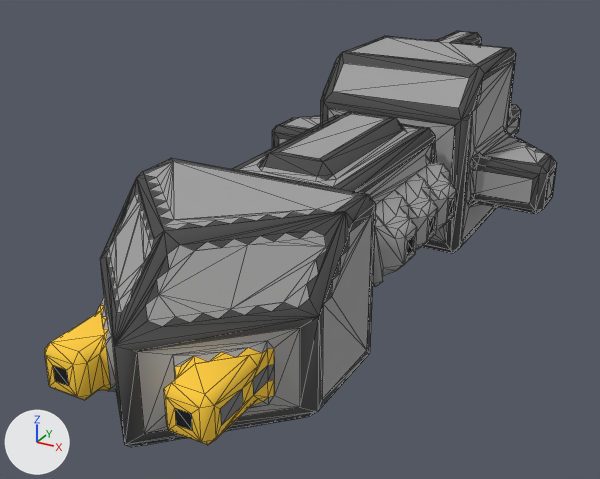
Renders of the OBJ model src/jsMain/resources/meshes/mechyrdia-1-micro-class.obj from each side of a commit.
Camera for both pictures: a 50 mm camera at (25.3, -53.4, -22.9) aimed at (-2.4, -3.1, -48.0). Lighting does not change. The marker at lower left points along +X, +Y and +Z. Mesh edges are drawn as thin lines. Where no turn or scale is listed for an object, it has been applied to the vertices.

Script lines for the objects in view, before the commit:
```python
me_mechyrdia_1_micro_class = bpy.data.meshes.new('mechyrdia-1-micro-class')
me_mechyrdia_1_micro_class.from_pydata(...)  # 1281 vertices, 2390 faces; spans x -12.5..12.5, y -26.5..26.5, z -51.8..-36.8
me_mechyrdia_1_micro_class.materials.append(mat_mechyrdia_1_micro_class)
ob_mechyrdia_1_micro_class = bpy.data.objects.new('mechyrdia-1-micro-class', me_mechyrdia_1_micro_class)
ob_mechyrdia_1_micro_class.location = (0.0, 0.0, 0.0)
```
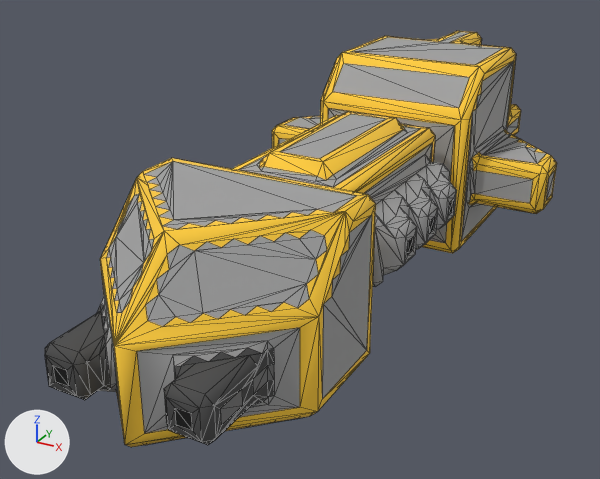
The newer file is also turned or shifted as a whole; pictures and numbers use the older file's frame.

Changed parts and their boxes [x1, y1, x2, y2] in the pictures (600 x 479 px; the box of a moved part takes in the faces that stretch with it):
part 1 of me_mechyrdia_1_micro_class, moved or reshaped
    both: [51, 37, 554, 447]
part 2 of me_mechyrdia_1_micro_class, surface changed (grey to yellow)
    both: [45, 31, 557, 445]

Patch to the scene script:
```diff
--- a/src/jsMain/resources/meshes/mechyrdia-1-micro-class.obj.py
+++ b/src/jsMain/resources/meshes/mechyrdia-1-micro-class.obj.py
@@ me_mechyrdia_1_micro_class @@
 # used by ob_mechyrdia_1_micro_class; location = (0.0, 0.0, 0.0)
-me_mechyrdia_1_micro_class.from_pydata(...)  # 1281 vertices, 2390 faces; spans x -12.5..12.5, y -26.5..26.5, z -51.8..-36.8
+me_mechyrdia_1_micro_class.from_pydata(...)  # 1286 vertices, 2395 faces; spans x -12.5..12.5, y -26.5..26.5, z -51.8..-36.8
+# me_mechyrdia_1_micro_class part 1
+# 4 vertices are removed from x -11.0..11.0, y -16.7..14.0, z -47.7..-39.8
+# 269 faces are deleted
+# 1 vertex moves from x -3.7, y -23.0, z -45.5 to x -4.0, y -22.7, z -45.5
+# 9 vertices are added at x -8.0..4.0, y -23.8..23.0, z -50.3..-39.7
+# 274 new faces join them
+# me_mechyrdia_1_micro_class part 2: 972 kept faces spanning x -12.5..12.5, y -26.5..26.5, z -51.8..-36.8 get new texture (UV) coordinates
 me_mechyrdia_1_micro_class.materials.append(mat_mechyrdia_1_micro_class)
```
